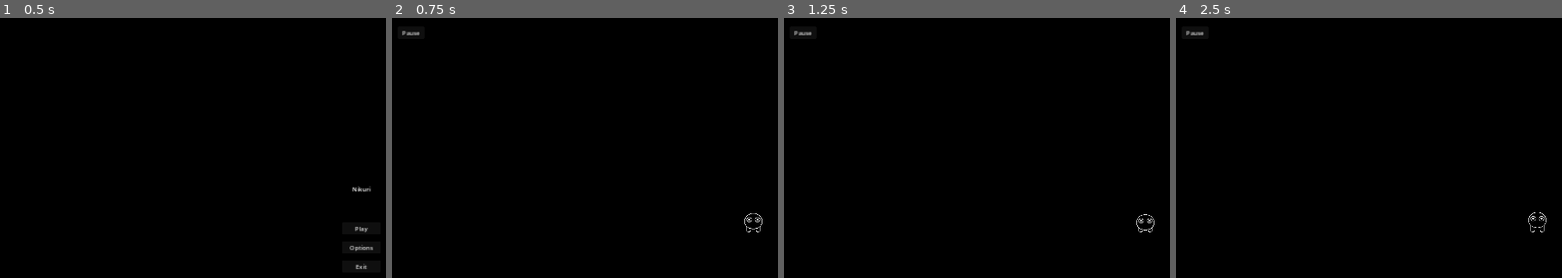
Above: before the commit, frames 1-4 (left to right).
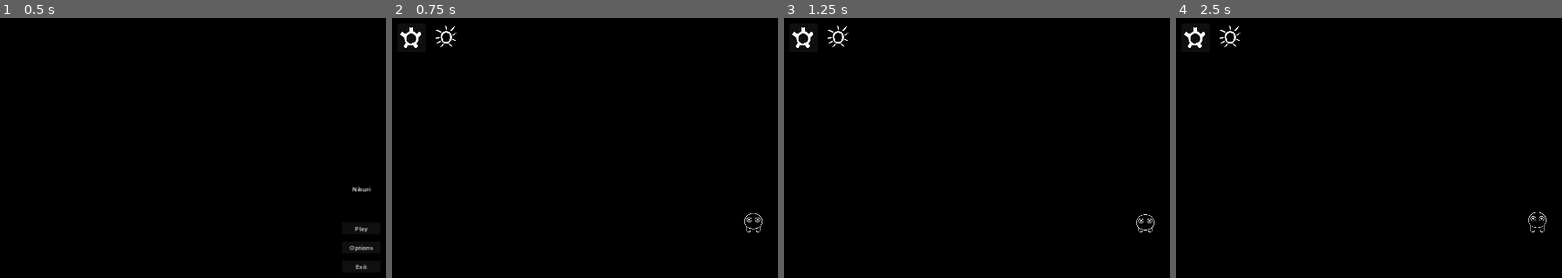
Above: after the commit, the same moments.

Repository: ondhan/nikuri
Game: Godot game, scene res://main_menu/main_menu.tscn
Same seed, same stepped clock (60 frames per second), same inputs: the game is played once before the commit and once after it.
Inputs (mouse positions are in pixels of both pictures, inside the frame that each line leads up to; where the layout moved, square brackets give the same spot in the first picture):
- Up to frame 1 (0.5 s): no input
- Up to frame 2 (0.75 s): click "Play" at 0.5 s
- Up to frame 3 (1.25 s): no input
- Up to frame 4 (2.5 s): click (1195, 38) [1195, 33] at 1.25 s; click "Resume" at 2 s

Frame 1 is identical in both runs. In frame 2, 0.3% of the frame differs, in the area x 2-17%, y 2-12%; in frame 3, 0.3%; in frame 4, 0.3%.

Commit message:
Update 11 - GUI icons
- added pause menu icon
- added alternating day/night icons tied to the day night cycle timer

Diff:
--- a/game_screen/game_screen.gd
+++ b/game_screen/game_screen.gd
@@ -4,7 +4,7 @@
 
 # called when the node enters the scene tree for the first time
 func _ready() -> void:
-	pass
+	_set_time()
 
 
 # Called every frame. 'delta' is the elapsed time since the previous frame.
@@ -26,11 +26,23 @@
 	get_node("Camera/CanvasLayer/PauseScreen")._pause_game()
 
 
+# sets the correct day/night icon when loading the scene
+func _set_time() -> void:
+	if time == "day":
+		$Camera/CanvasLayer/DayIcon.show()
+	elif time == "night":
+		$Camera/CanvasLayer/NightIcon.show()
+
+
 # changes day to night once timer stops
 func _on_timer_timeout() -> void:
 	if time == "day":
 		print("switching to night")
 		time = "night"
+		$Camera/CanvasLayer/DayIcon.hide()
+		$Camera/CanvasLayer/NightIcon.show()
 	else:
 		print("switching to day")
 		time = "day"
+		$Camera/CanvasLayer/DayIcon.show()
+		$Camera/CanvasLayer/NightIcon.hide()
--- a/game_screen/game_screen.tscn
+++ b/game_screen/game_screen.tscn
@@ -43,6 +43,9 @@
 [ext_resource type="Texture2D" uid="uid://6hh2k2kd8suh" path="res://animations/nikuri/move_w_2.png" id="40_fjmdq"]
 [ext_resource type="Texture2D" uid="uid://damobkx138qr" path="res://animations/nikuri/move_w_3.png" id="41_u6fhx"]
 [ext_resource type="Texture2D" uid="uid://chn84fibce87s" path="res://animations/nikuri/move_w_4.png" id="42_r7b7x"]
+[ext_resource type="Texture2D" uid="uid://dngmqfycl068u" path="res://art_still/icons/icon_pause_menu.png" id="43_ucdbq"]
+[ext_resource type="Texture2D" uid="uid://w772he6u03ef" path="res://art_still/icons/icon_day_cycle_day.png" id="44_j2xhg"]
+[ext_resource type="Texture2D" uid="uid://b6ncgkxd4um84" path="res://art_still/icons/icon_day_cycle_night.png" id="45_vsajx"]
 
 [sub_resource type="WorldBoundaryShape2D" id="WorldBoundaryShape2D_y70dm"]
 
@@ -313,19 +316,29 @@
 wait_time = 5.0
 autostart = true
 
+[node name="DayIcon" type="Sprite2D" parent="Camera/CanvasLayer"]
+visible = false
+position = Vector2(150, 50)
+texture = ExtResource("44_j2xhg")
+
+[node name="NightIcon" type="Sprite2D" parent="Camera/CanvasLayer"]
+visible = false
+position = Vector2(150, 50)
+texture = ExtResource("45_vsajx")
+
 [node name="PauseButton" type="Button" parent="Camera/CanvasLayer"]
 anchors_preset = 8
 anchor_left = 0.5
 anchor_top = 0.5
 anchor_right = 0.5
 anchor_bottom = 0.5
-offset_left = -935.0
-offset_top = -515.0
-offset_right = -865.0
-offset_bottom = -484.0
-grow_horizontal = 2
-grow_vertical = 2
-text = "Pause"
+offset_left = -936.0
+offset_top = -523.0
+offset_right = -861.0
+offset_bottom = -448.0
+grow_horizontal = 2
+grow_vertical = 2
+icon = ExtResource("43_ucdbq")
 
 [node name="PauseScreen" type="Node2D" parent="Camera/CanvasLayer"]
 process_mode = 2
@@ -387,18 +400,6 @@
 grow_vertical = 2
 text = "Exit"
 
-[node name="DayIcon" type="TextureRect" parent="Camera/CanvasLayer"]
-offset_left = 100.0
-offset_top = 25.0
-offset_right = 140.0
-offset_bottom = 65.0
-
-[node name="NightIcon" type="TextureRect" parent="Camera/CanvasLayer"]
-offset_left = 100.0
-offset_top = 25.0
-offset_right = 140.0
-offset_bottom = 65.0
-
 [connection signal="timeout" from="Camera/CanvasLayer/Timer" to="." method="_on_timer_timeout"]
 [connection signal="pressed" from="Camera/CanvasLayer/PauseButton" to="." method="_on_pause_button_pressed"]
 [connection signal="pressed" from="Camera/CanvasLayer/PauseScreen/ResumeButton" to="Camera/CanvasLayer/PauseScreen" method="_on_resume_button_pressed"]
Binary file added: art_still/icons/icon_day_cycle_day.png
Not shown, added: art_still/icons/icon_day_cycle_day.png.import
Binary file added: art_still/icons/icon_day_cycle_night.png
Not shown, added: art_still/icons/icon_day_cycle_night.png.import
Binary file added: art_still/icons/icon_pause_menu.png
Not shown, added: art_still/icons/icon_pause_menu.png.import
Not shown: 1 places in game_screen/game_screen.tscn that only renumber resources
